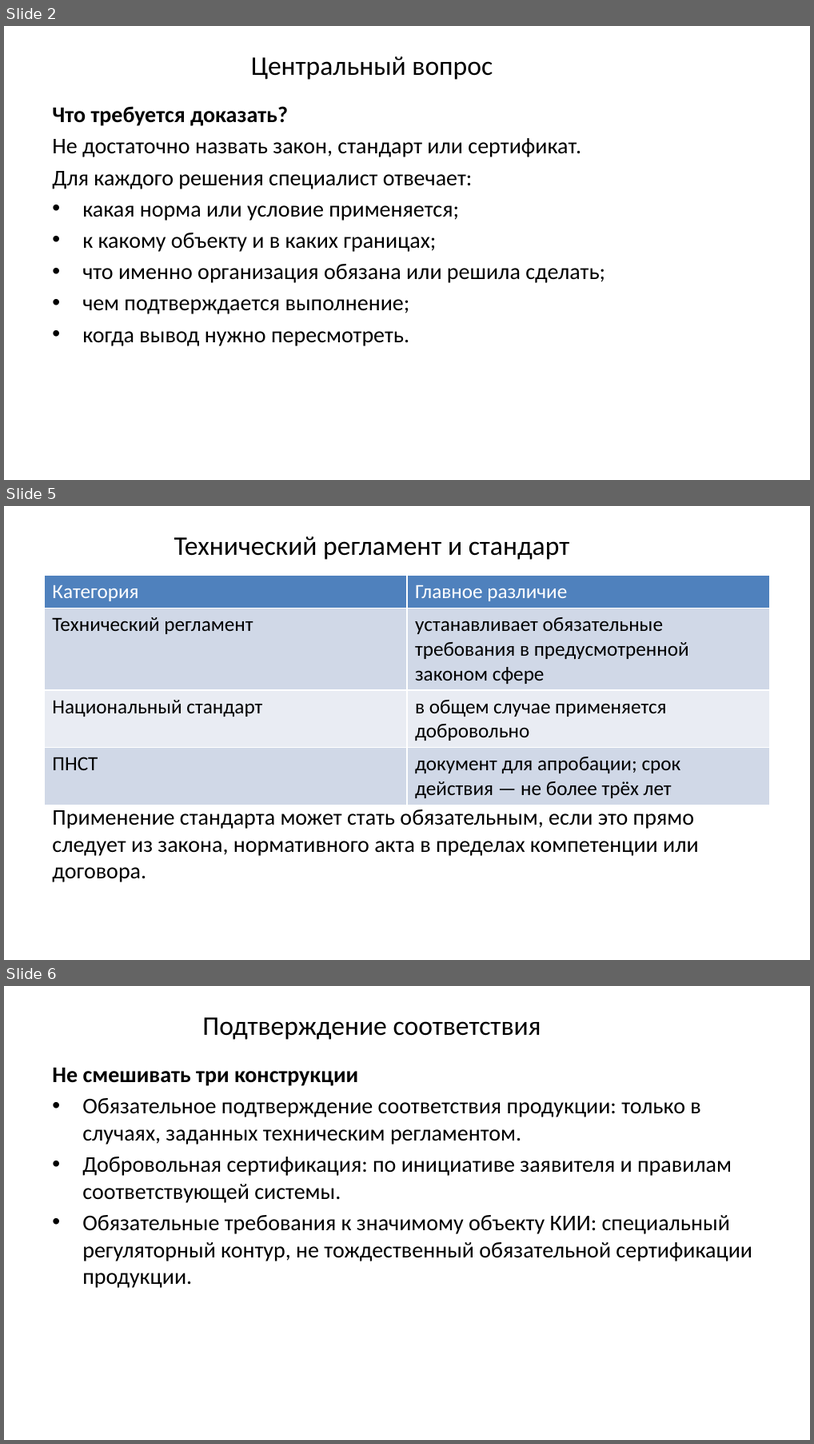
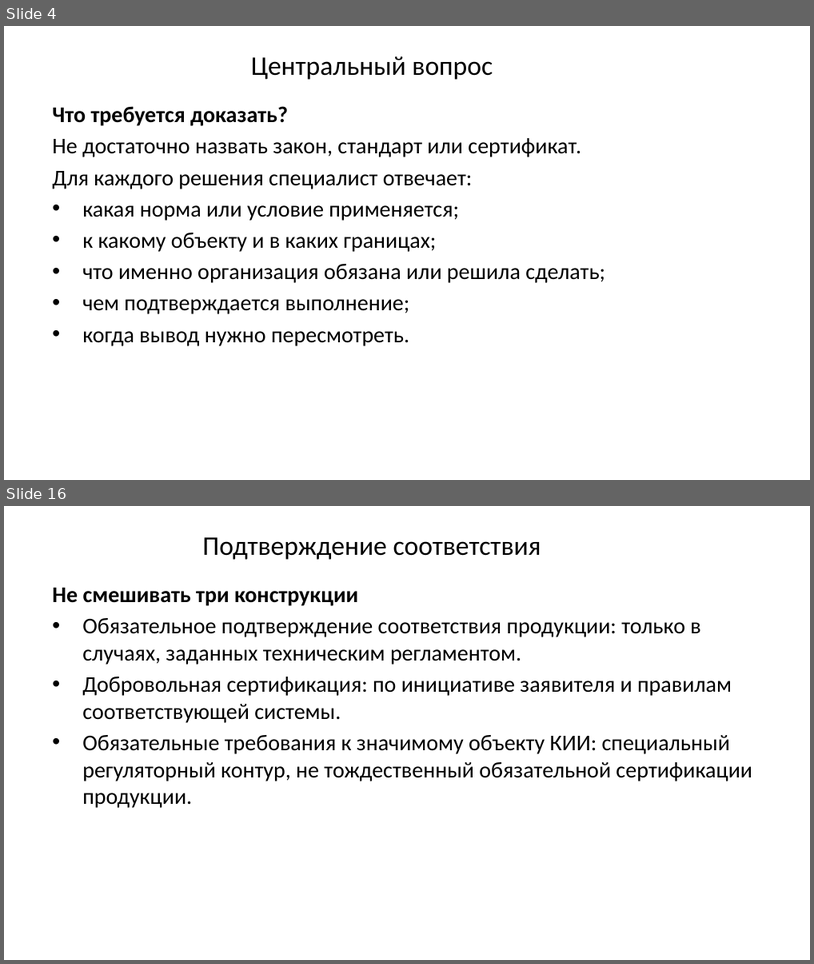
Before and after one commit to arasskazov/IFTIS-KII-2026, a slide deck: Lec_1_Модуль 1_1_Слайд-конспект.pptx. Shown one above the other, each under a label of ours: slides 2, 5 and 6 before the commit, slides 4 and 16 after it; the slides between them are not shown. The pictures are 814x1444 and 814x964 pixels, drawn with LibreOffice and Linux fonts; fonts in the diff are those of the drawing; background and template pictures are left out. Boxes give left, top, right and bottom in pixels: in the first picture for what was removed or moved away, otherwise in the second. Text is boxed around its words. In the diff, an @@ line names an element or a change of style, - is before the commit and + after.

```diff
--- a/Lec_1_Модуль 1_1_Слайд-конспект.pptx
+++ b/Lec_1_Модуль 1_1_Слайд-конспект.pptx
@@ slide 5 removed at (x1=4, y1=506, x2=810, y2=960), background #FFFFFF @@
@@ title removed at (x1=174, y1=536, x2=570, y2=560) @@
-Технический регламент и стандарт
@@ table removed at (x1=44, y1=576, x2=770, y2=801), 4 rows, 2 columns @@
-Категория | Главное различие
-Технический регламент | устанавливает обязательные требования в предусмотренной законом сфере
-Национальный стандарт | в общем случае применяется добровольно
-ПНСТ | документ для апробации; срок действия — не более трёх лет
@@ text removed at (x1=52, y1=809, x2=699, y2=882) @@
-Применение стандарта может стать обязательным, если это прямо следует из закона, нормативного акта в пределах компетенции или договора.
@@ what was slide 2 is now slide 4 @@
@@ what was slide 6 is now slide 16 @@
```
Also in this commit, not shown: 7 slides changed, 23 slides added, 1 other slide removed.
